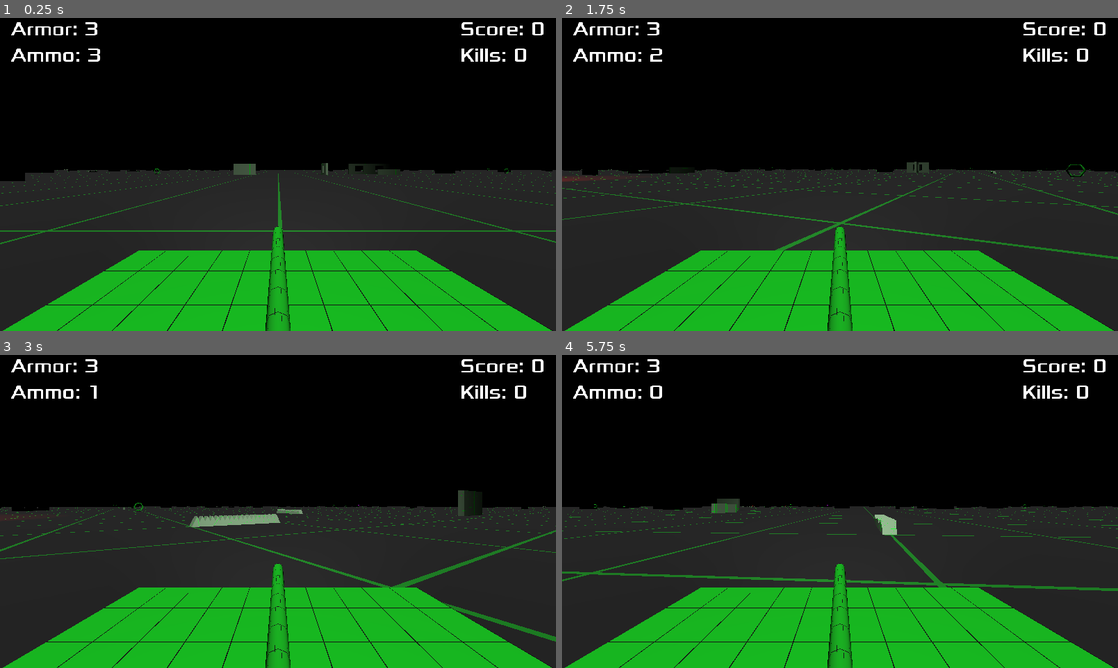
Above: before the commit, frames 1-4 (two rows, left to right).
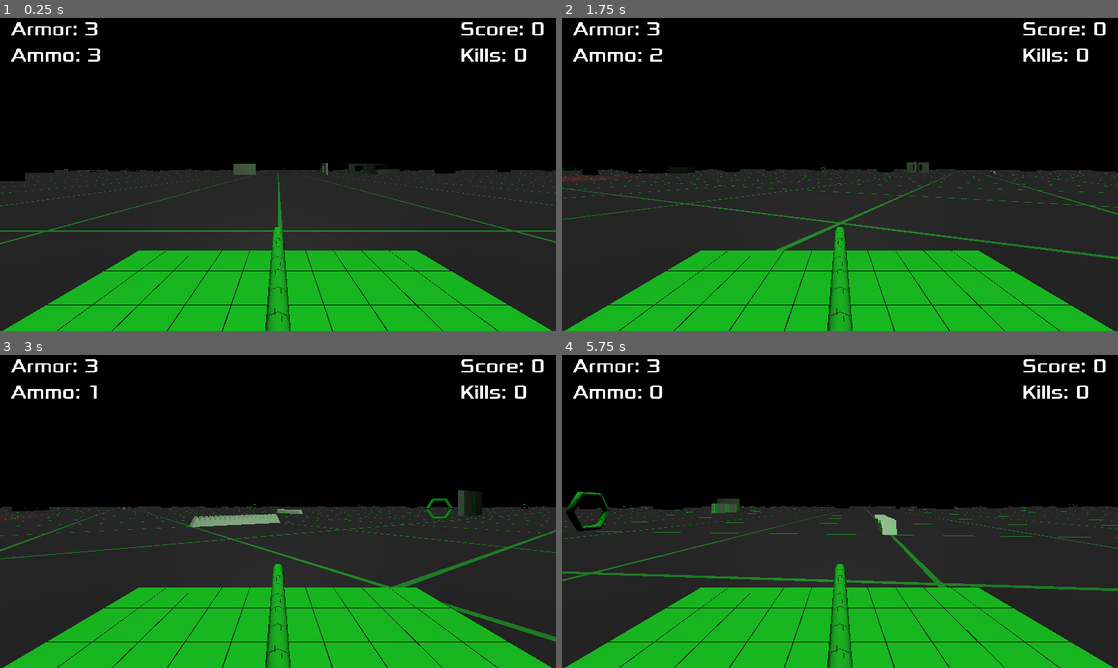
Above: after the commit, the same moments.

Repository: Kromey/spectre
Game: Godot game, scene res://Main.tscn
The game is run twice, just before and just after one commit, with the same random seed, the same clock (stepped at 60 frames per second) and the same inputs.
Inputs:
- Up to frame 1 (0.25 s): no input
- Up to frame 2 (1.75 s): hold D (movement_right) 0.53-1.28 s; hold Space (action_shoot) 0.53-1.28 s; hold S (movement_backward) from 1.28 s (still down); tap Space (action_shoot) at 1.35 s
- Up to frame 3 (3 s): release S (movement_backward) at 2.03 s; hold D (movement_right) 2.03-2.78 s; hold Space (action_shoot) 2.03-2.78 s; hold W (movement_forward) from 2.78 s (still down); tap Space (action_shoot) at 2.85 s
- Up to frame 4 (5.75 s): release W (movement_forward) at 3.53 s; hold Space (action_shoot) 3.53-4.28 s; hold A (movement_left) 3.53-5.03 s; tap Space (action_shoot) at 4.35 s; hold S (movement_backward) from 5.03 s (still down); hold Space (action_shoot) from 5.03 s (still down)

The runs differ from the first frame. In frame 1, less than 0.1% of the frame differs, in the area x 17-92%, y 48-50%; in frame 2, less than 0.1%; in frame 3, 0.1%; in frame 4, 0.3%, in the area x 0-100%, y 43-74%.

Commit message:
Use a Tween to animate pickups
This allows the initial rotation to be randomized, which allows pickups spawned at the same time to be out of sync, matching behavior of pickups spawned later in a game

Diff:
--- a/ArmorPickup.gd
+++ b/ArmorPickup.gd
@@ -3,8 +3,11 @@
 export(int) var pickup_value = 2
 
 func _ready():
-	$SpinnyAnim.play("Spinny")
-	#$PulsyAnim.play("Pulsy")
+	rotate_y(randf() * 2 * PI)
+
+	$Tween.interpolate_property(self, "rotation", rotation, rotation + Vector3.UP * 2 * PI, 4)
+	$Tween.repeat = true
+	$Tween.start()
 
 func _on_Area_body_entered(body):
 	if body.is_in_group("player"):
--- a/ArmorPickup.tscn
+++ b/ArmorPickup.tscn
@@ -6,42 +6,8 @@
 [sub_resource type="BoxShape" id=1]
 extents = Vector3( 0.35, 0.5, 0.35 )
 
-[sub_resource type="Animation" id=3]
-resource_name = "Spinny"
-length = 10.0
-loop = true
-tracks/0/type = "value"
-tracks/0/path = NodePath(".:rotation_degrees")
-tracks/0/interp = 1
-tracks/0/loop_wrap = true
-tracks/0/imported = false
-tracks/0/enabled = true
-tracks/0/keys = {
-"times": PoolRealArray( 0, 10 ),
-"transitions": PoolRealArray( 1, 1 ),
-"update": 0,
-"values": [ Vector3( 0, 0, 0 ), Vector3( 0, 360, 0 ) ]
-}
-
-[sub_resource type="Animation" id=4]
-resource_name = "Pulsy"
-length = 2.0
-loop = true
-tracks/0/type = "value"
-tracks/0/path = NodePath(".:scale")
-tracks/0/interp = 1
-tracks/0/loop_wrap = true
-tracks/0/imported = false
-tracks/0/enabled = true
-tracks/0/keys = {
-"times": PoolRealArray( 0, 1 ),
-"transitions": PoolRealArray( 1, 1 ),
-"update": 0,
-"values": [ Vector3( 1, 1, 1 ), Vector3( 0.75, 0.75, 0.75 ) ]
-}
-
 [node name="ArmorPickup" type="Spatial"]
-transform = Transform( 0.0872246, 0, 0.996189, 0, 1, 0, -0.996189, 0, 0.0872246, 0, 0.05, 0 )
+transform = Transform( 1, 0, 0, 0, 1, 0, 0, 0, 1, 0, 0.05, 0 )
 script = ExtResource( 2 )
 
 [node name="Area" type="Area" parent="."]
@@ -56,10 +22,6 @@
 sides = 6
 material = ExtResource( 1 )
 
-[node name="SpinnyAnim" type="AnimationPlayer" parent="."]
-anims/Spinny = SubResource( 3 )
-
-[node name="PulsyAnim" type="AnimationPlayer" parent="."]
-anims/Pulsy = SubResource( 4 )
+[node name="Tween" type="Tween" parent="."]
 
 [connection signal="body_entered" from="Area" to="." method="_on_Area_body_entered"]
Not shown: 1 places in ArmorPickup.tscn that only renumber resources
